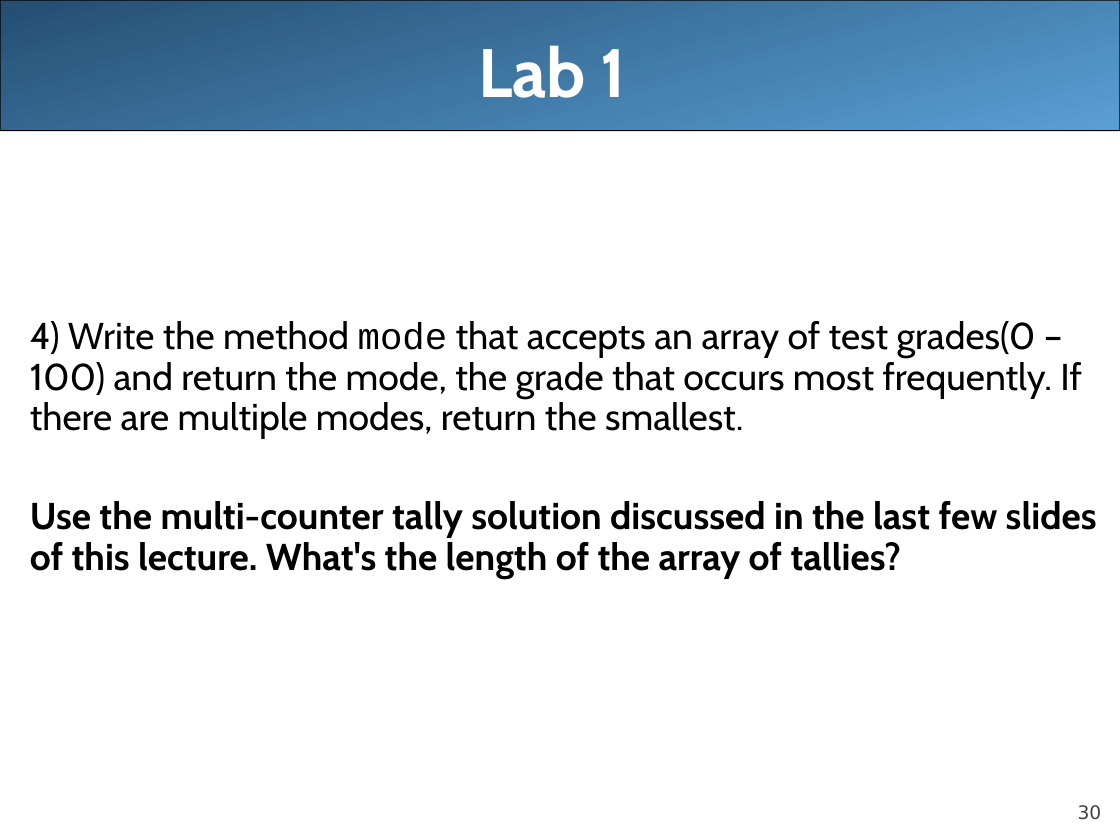
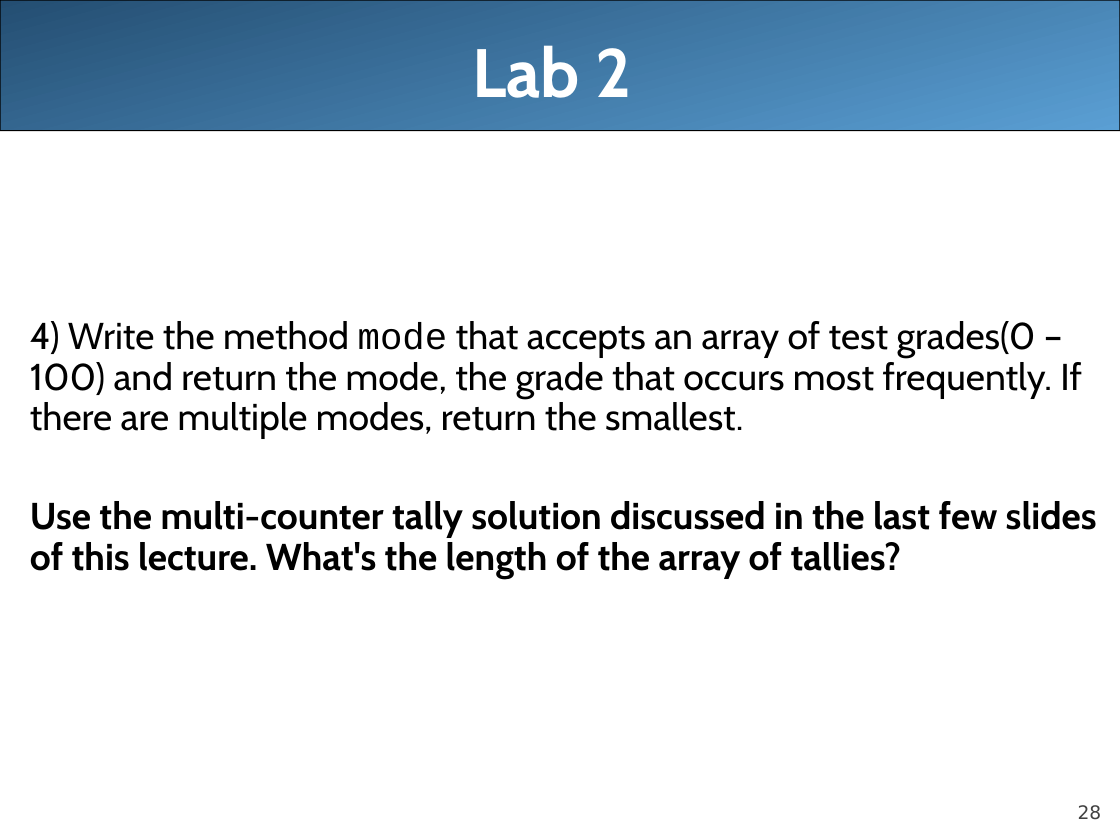
Before and after one commit to LongBaoNguyen/longbaonguyen.github.io, a slide deck: slide 28 of courses/apcsa/lecture17.ppt (slide 30 before the commit). Drawn at 1120x840 pixels with LibreOffice and Linux fonts; fonts in the diff are those of the drawing. Boxes give left, top, right and bottom in pixels: in the first picture for what was removed or moved away, otherwise in the second. Text is boxed around its words. In the diff, an @@ line names an element or a change of style, - is before the commit and + after.

```diff
--- a/courses/apcsa/lecture17.ppt
+++ b/courses/apcsa/lecture17.ppt
@@ title at (473, 45, 631, 98): text changed @@
-Lab 1
+Lab 2
@@ page number at (1078, 805, 1102, 820): text changed @@
-30
+28
```
Also in this commit, not shown: 2 other slides changed, 1 slide added, 3 slides removed, 7 other files.
